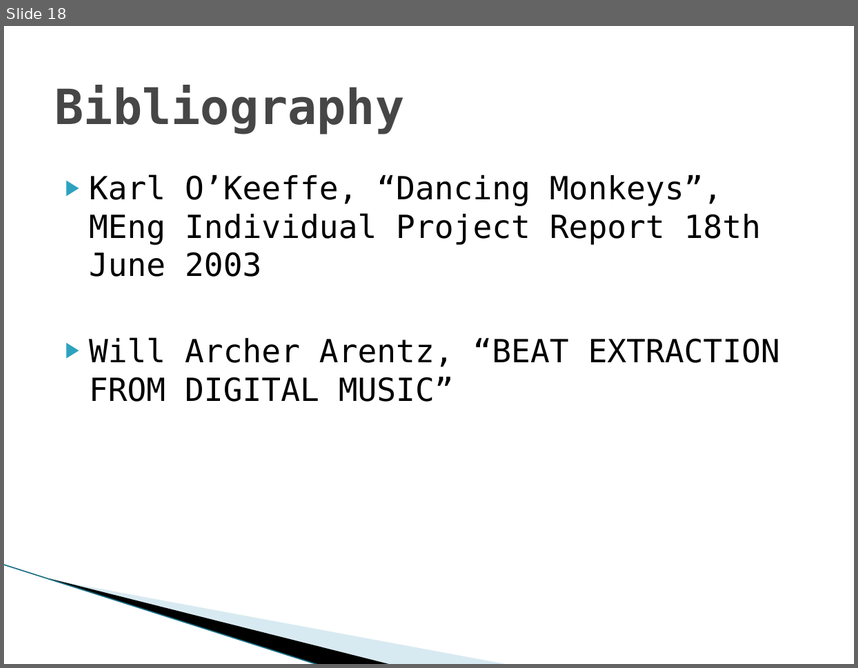
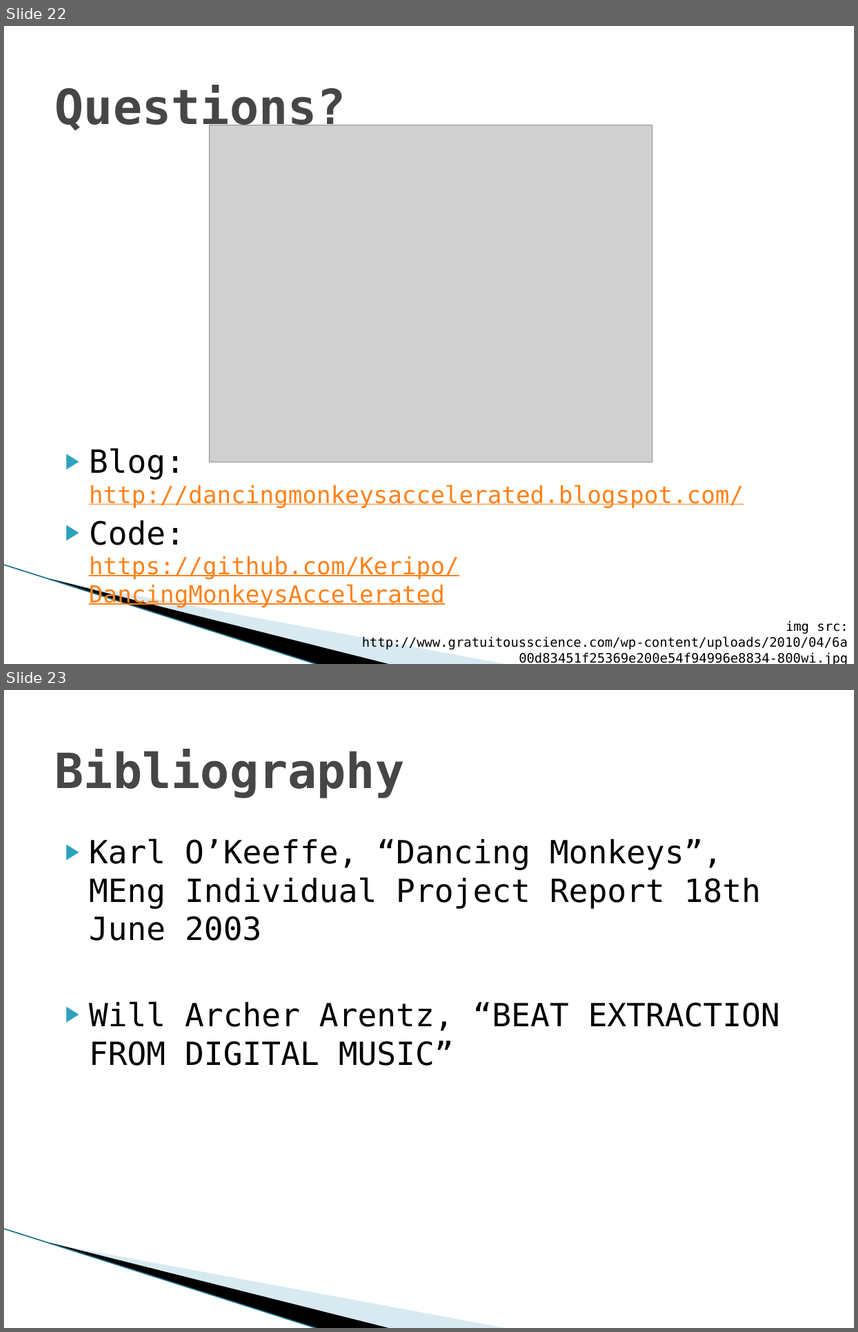
Before and after one commit to Keripo/DancingMonkeysAccelerated, a slide deck: final/presentation.pptx. Shown one above the other, each under a label of ours: slide 18 before the commit, slides 22 and 23 after it. The pictures are 858x668 and 858x1332 pixels, drawn with LibreOffice and Linux fonts; fonts in the diff are those of the drawing; grey boxes stand for pictures; background and template pictures are left out. Boxes give left, top, right and bottom in pixels: in the first picture for what was removed or moved away, otherwise in the second. Text is boxed around its words. In the diff, an @@ line names an element or a change of style, - is before the commit and + after.

```diff
--- a/final/presentation.pptx
+++ b/final/presentation.pptx
@@ slide 22 added at box(4, 26, 854, 664), background #FFFFFF; not listed: 3 template elements that a slide beside it also shows @@
@@ title added at box(55, 85, 346, 134), 41 pt, text #464646, bold @@
+Questions?
@@ picture added at box(210, 125, 653, 462) @@
@@ text added at box(89, 448, 744, 608), 20 pt, text #FF8119, underline @@
+▶ Blog:
+  http://dancingmonkeysaccelerated.blogspot.com/
+▶ Code:
+  https://github.com/Keripo/DancingMonkeysAccelerated
@@ text added at box(362, 621, 848, 664), 11 pt, text #000000 @@
+img src: http://www.gratuitousscience.com/wp-content/uploads/2010/04/6a00d83451f25369e200e54f94996e8834-800wi.jpg
@@ what was slide 18 is now slide 23 @@
```
Also in this commit, not shown: 6 slides changed, 10 other slides added, 6 slides removed.
